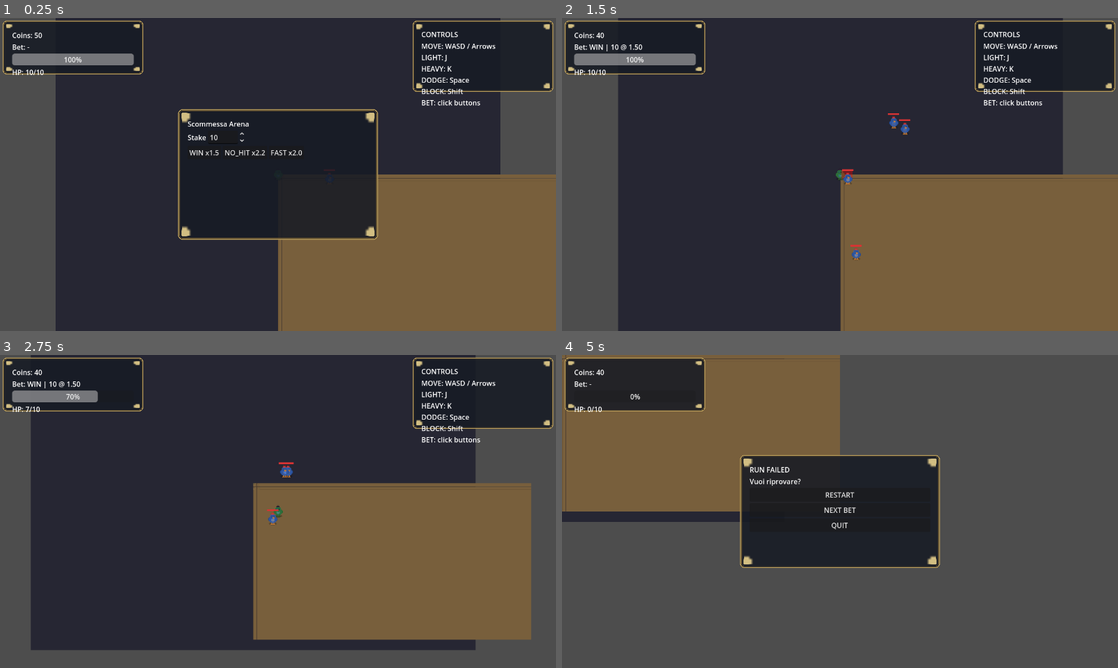
Above: before the commit, frames 1-4 (two rows, left to right).
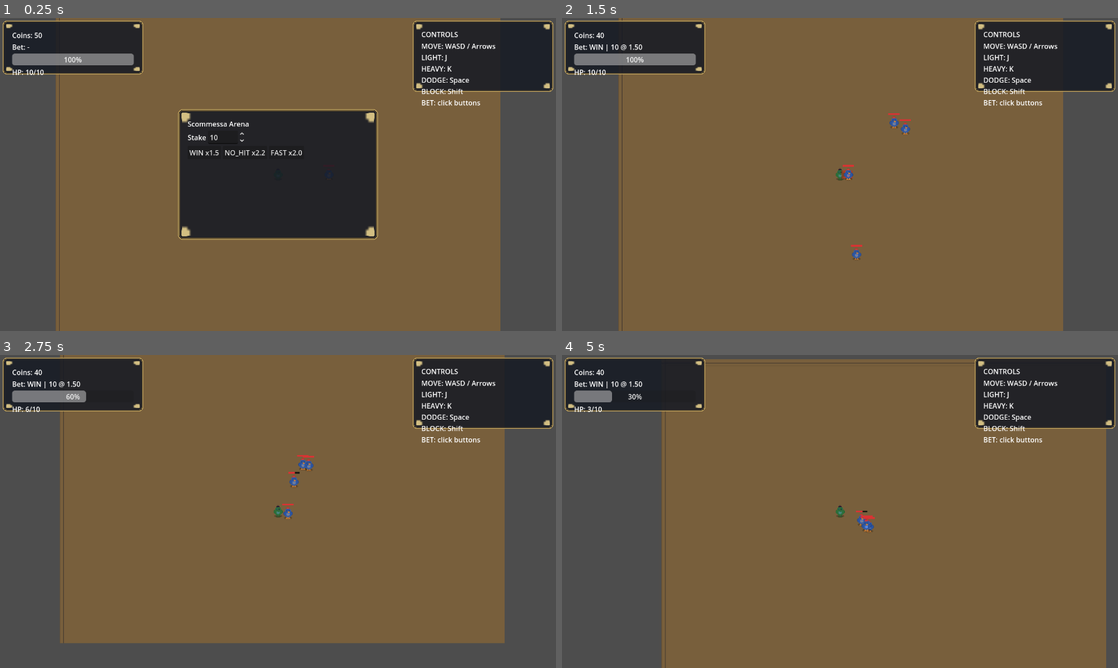
Above: after the commit, the same moments.

Repository: Faratas410/Gallicus-2.0
Game: Godot game, scene res://scenes/Main.tscn
Two runs of this game, one before a commit and one after it. Both use one fixed random seed, a clock stepped at 60 frames per second and the inputs below.
Inputs:
- Up to frame 1 (0.25 s): no input
- Up to frame 2 (1.5 s): click "WIN x1.5" at 0.5 s; tap Enter at 1.25 s; hold D (move_right) from 1.28 s (still down); tap K (attack_heavy) at 1.35 s
- Up to frame 3 (2.75 s): release D (move_right) at 2.03 s; hold S (move_down) from 2.03 s (still down); tap J (attack_light) at 2.1 s
- Up to frame 4 (5 s): release S (move_down) at 2.78 s; hold D (move_right) 2.78-3.53 s; hold L (block) 2.78-3.53 s; hold W (move_up) 3.53-4.28 s; tap Space (dodge) at 3.6 s; hold A (move_left) from 4.28 s (still down); tap K (attack_heavy) at 4.35 s

The runs differ from the first frame. In frame 1, 47% of the frame differs, in the area x 10-100%, y 0-100%; in frame 2, 59%; in frame 3, 53%; in frame 4, 74%, in the area x 0-100%, y 0-100%.

Commit message:
Update arena visuals and enemy sprite

Diff:
--- a/scenes/Arena.tscn
+++ b/scenes/Arena.tscn
@@ -4,16 +4,16 @@
 [ext_resource type="Texture2D" path="res://assets/tiles/tile_ground_16.png" id="2"]
 
 [sub_resource type="RectangleShape2D" id="1"]
-size = Vector2(640, 16)
+size = Vector2(1024, 16)
 
 [sub_resource type="RectangleShape2D" id="2"]
-size = Vector2(640, 16)
+size = Vector2(1024, 16)
 
 [sub_resource type="RectangleShape2D" id="3"]
-size = Vector2(16, 360)
+size = Vector2(16, 768)
 
 [sub_resource type="RectangleShape2D" id="4"]
-size = Vector2(16, 360)
+size = Vector2(16, 768)
 
 [node name="Arena" type="Node2D"]
 script = ExtResource("1")
@@ -21,33 +21,33 @@
 [node name="Ground" type="Sprite2D" parent="."]
 texture = ExtResource("2")
 centered = false
-position = Vector2(0, 0)
+position = Vector2(-512, -384)
 region_enabled = true
-region_rect = Rect2(0, 0, 640, 360)
+region_rect = Rect2(0, 0, 1024, 768)
 texture_repeat = 1
 
 [node name="Walls" type="Node2D" parent="."]
 
 [node name="WallTop" type="StaticBody2D" parent="Walls"]
-position = Vector2(320, -8)
+position = Vector2(0, -392)
 
 [node name="CollisionShape2D" type="CollisionShape2D" parent="Walls/WallTop"]
 shape = SubResource("1")
 
 [node name="WallBottom" type="StaticBody2D" parent="Walls"]
-position = Vector2(320, 368)
+position = Vector2(0, 392)
 
 [node name="CollisionShape2D" type="CollisionShape2D" parent="Walls/WallBottom"]
 shape = SubResource("2")
 
 [node name="WallLeft" type="StaticBody2D" parent="Walls"]
-position = Vector2(-8, 180)
+position = Vector2(-520, 0)
 
 [node name="CollisionShape2D" type="CollisionShape2D" parent="Walls/WallLeft"]
 shape = SubResource("3")
 
 [node name="WallRight" type="StaticBody2D" parent="Walls"]
-position = Vector2(648, 180)
+position = Vector2(520, 0)
 
 [node name="CollisionShape2D" type="CollisionShape2D" parent="Walls/WallRight"]
 shape = SubResource("4")
--- a/scenes/Enemy.tscn
+++ b/scenes/Enemy.tscn
@@ -1,6 +1,7 @@
 [gd_scene format=3]
 
 [ext_resource type="Script" path="res://scripts/Enemy.gd" id="1"]
+[ext_resource type="Texture2D" path="res://assets/sprites/enemy_chick_blue_32.png" id="2"]
 
 [sub_resource type="CircleShape2D" id="CircleShape2D_1"]
 radius = 10.0
@@ -9,6 +10,8 @@
 script = ExtResource("1")
 
 [node name="Sprite2D" type="Sprite2D" parent="."]
+texture = ExtResource("2")
+centered = true
 
 [node name="CollisionShape2D" type="CollisionShape2D" parent="."]
 shape = SubResource("CircleShape2D_1")
